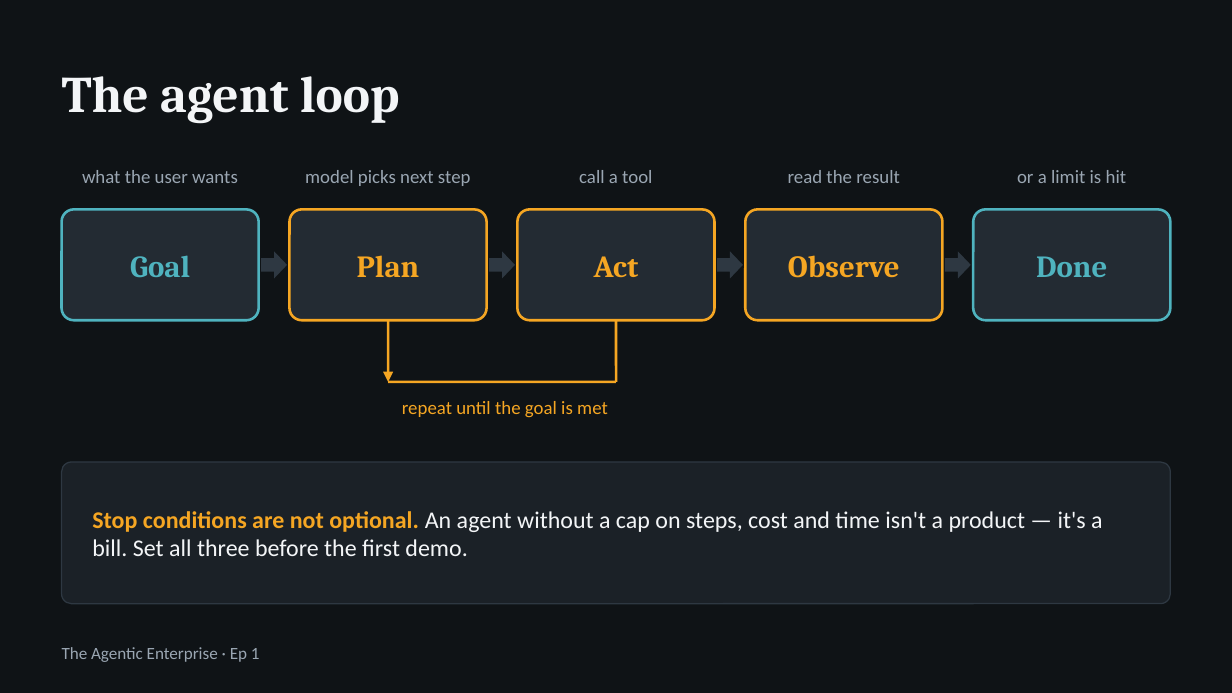
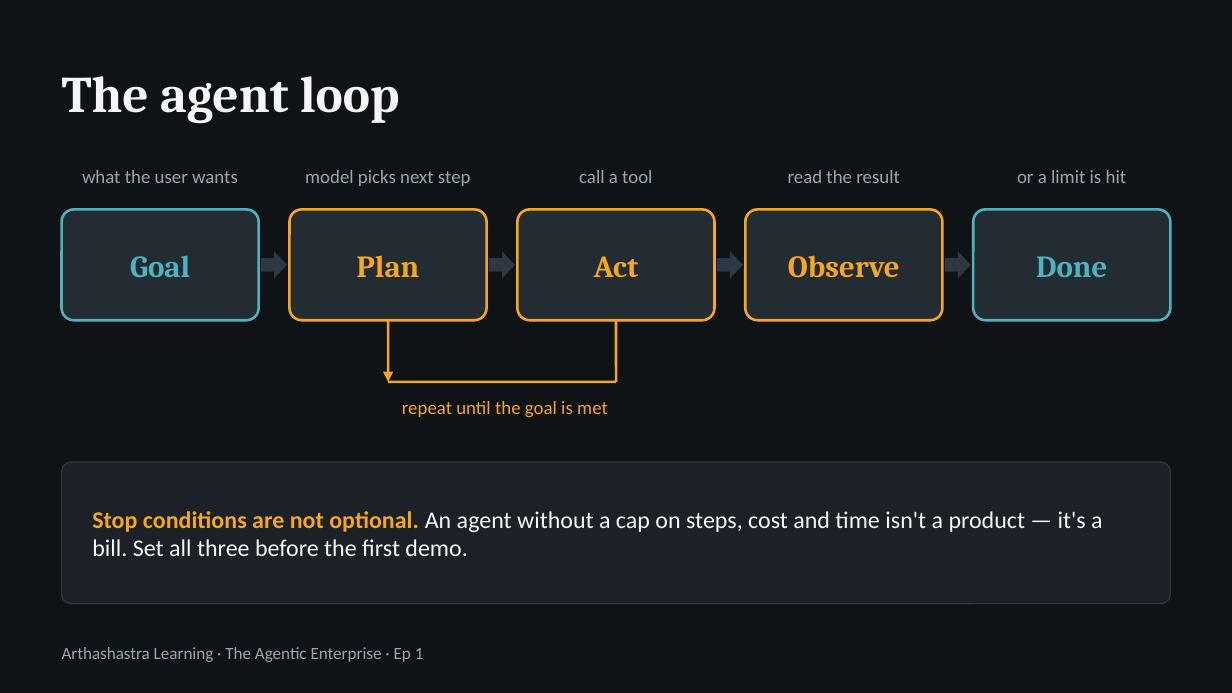
Before and after one commit to harsha47ai/agentic-ai, a slide deck: slide 5 of 01-what-is-an-agent/slides/ep01-what-is-an-agent.pptx. Drawn at 1232x693 pixels with LibreOffice and Linux fonts; fonts in the diff are those of the drawing. Boxes give left, top, right and bottom in pixels: in the first picture for what was removed or moved away, otherwise in the second. Text is boxed around its words. In the diff, an @@ line names an element or a change of style, - is before the commit and + after.

Commit message:
Rebrand to Arthashastra Learning

```diff
--- a/01-what-is-an-agent/slides/ep01-what-is-an-agent.pptx
+++ b/01-what-is-an-agent/slides/ep01-what-is-an-agent.pptx
@@ text at <box>62,647,424,662</box>: text changed @@
-The Agentic Enterprise · Ep 1
+Arthashastra Learning · The Agentic Enterprise · Ep 1
```
Also in this commit, not shown: 7 other slides changed, 2 other files.
